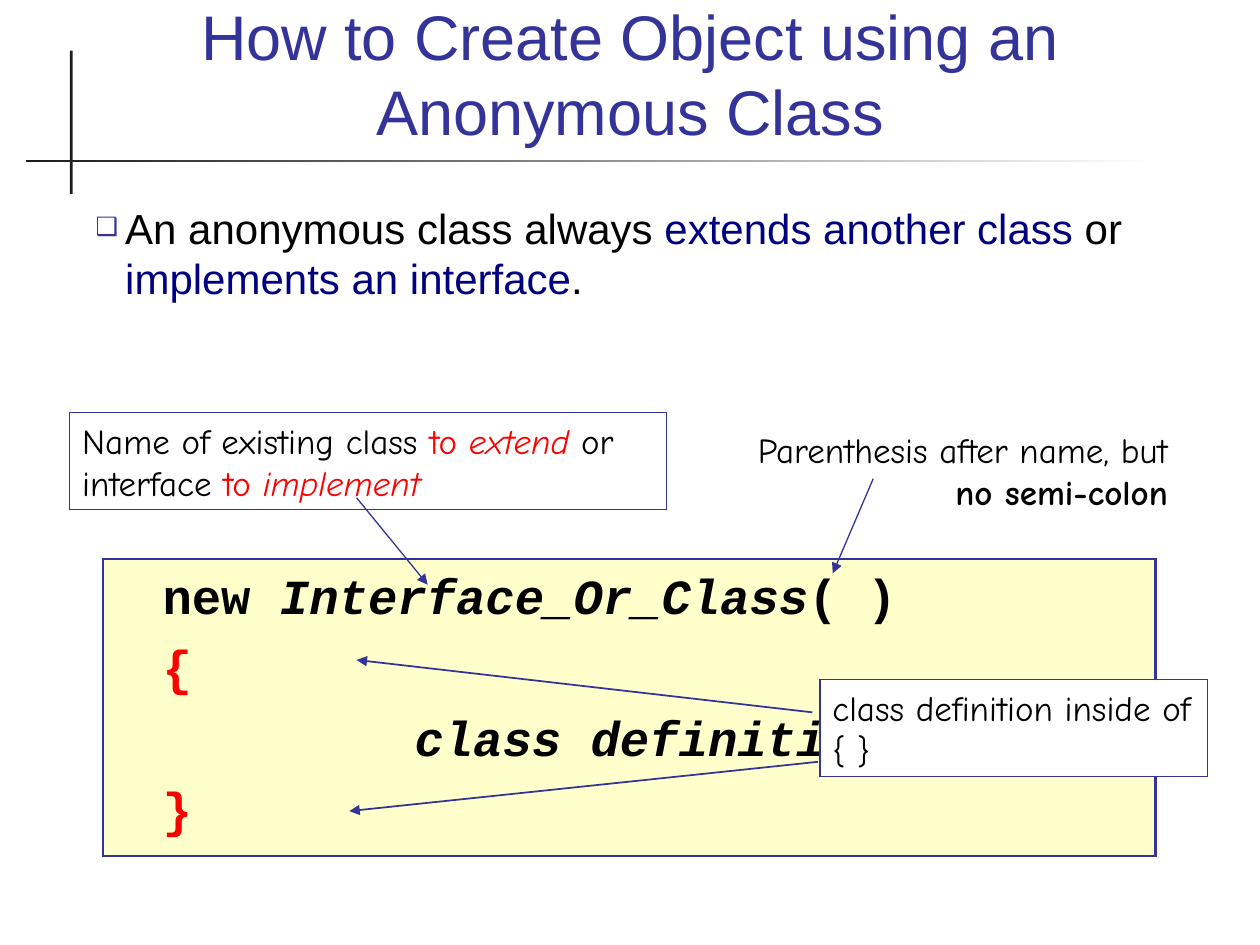
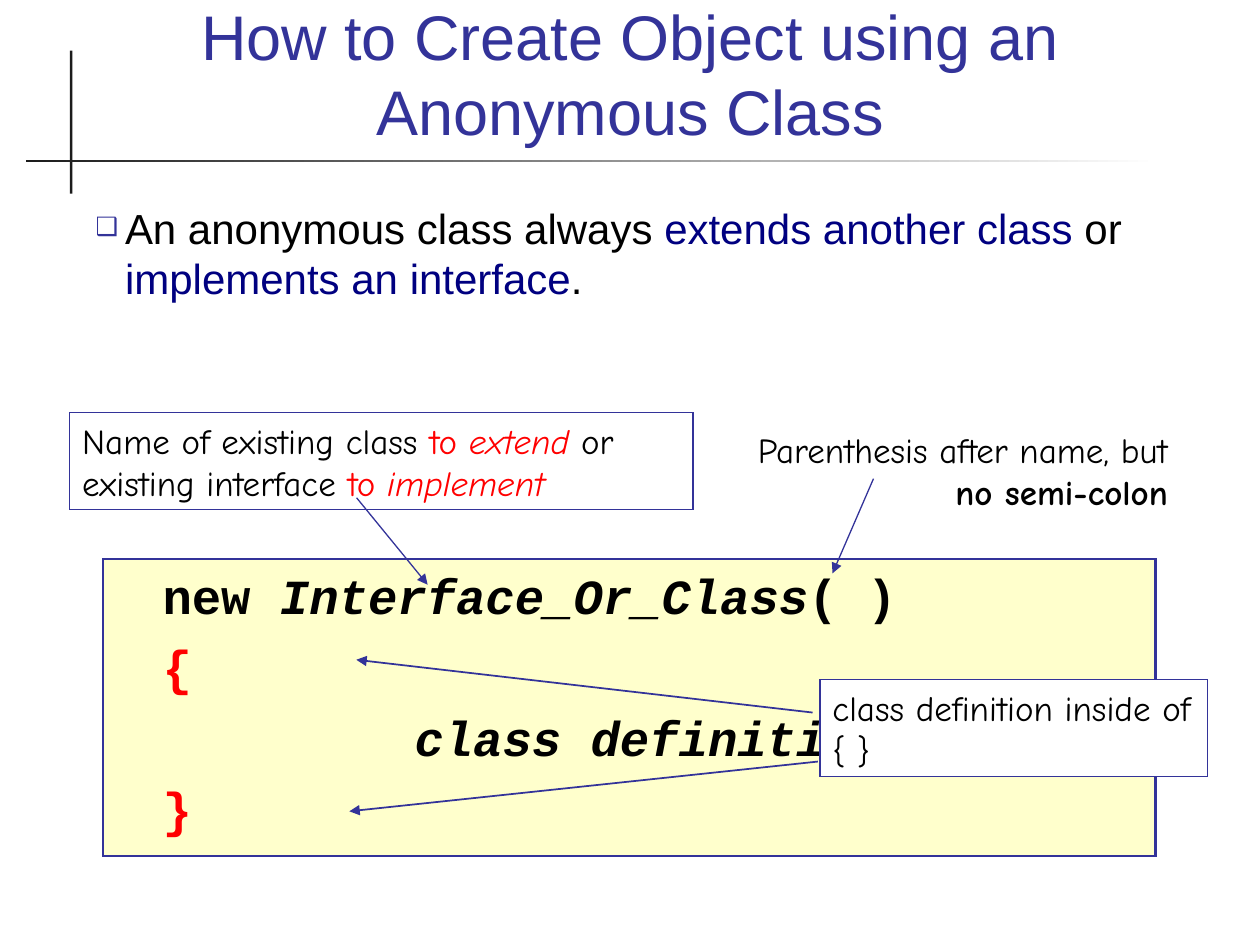
Before and after one commit to skeoop/skeoop.github.io, a slide deck: slide 4 of week7/Anonymous-Class.ppt. Drawn at 1260x945 pixels with LibreOffice and Linux fonts; fonts in the diff are those of the drawing. Boxes give left, top, right and bottom in pixels: in the first picture for what was removed or moved away, otherwise in the second. Text is boxed around its words. In the diff, an @@ line names an element or a change of style, - is before the commit and + after.

Commit message:
improve anonymous class explanation

```diff
--- a/week7/Anonymous-Class.ppt
+++ b/week7/Anonymous-Class.ppt
@@ rectangle "Name of existing class to ...": place and size @@
-rectangle "Name of existing class to ..." at bbox=[69, 413, 665, 510]
+rectangle "Name of existing class to ..." at bbox=[69, 413, 693, 510]
@@ text in rectangle at bbox=[82, 430, 613, 507]: text changed @@
-Name of existing class to extend or interface to implement
+Name of existing class to extend or existing interface to implement
```
Also in this commit, not shown: 6 other slides changed, 1 other file.
